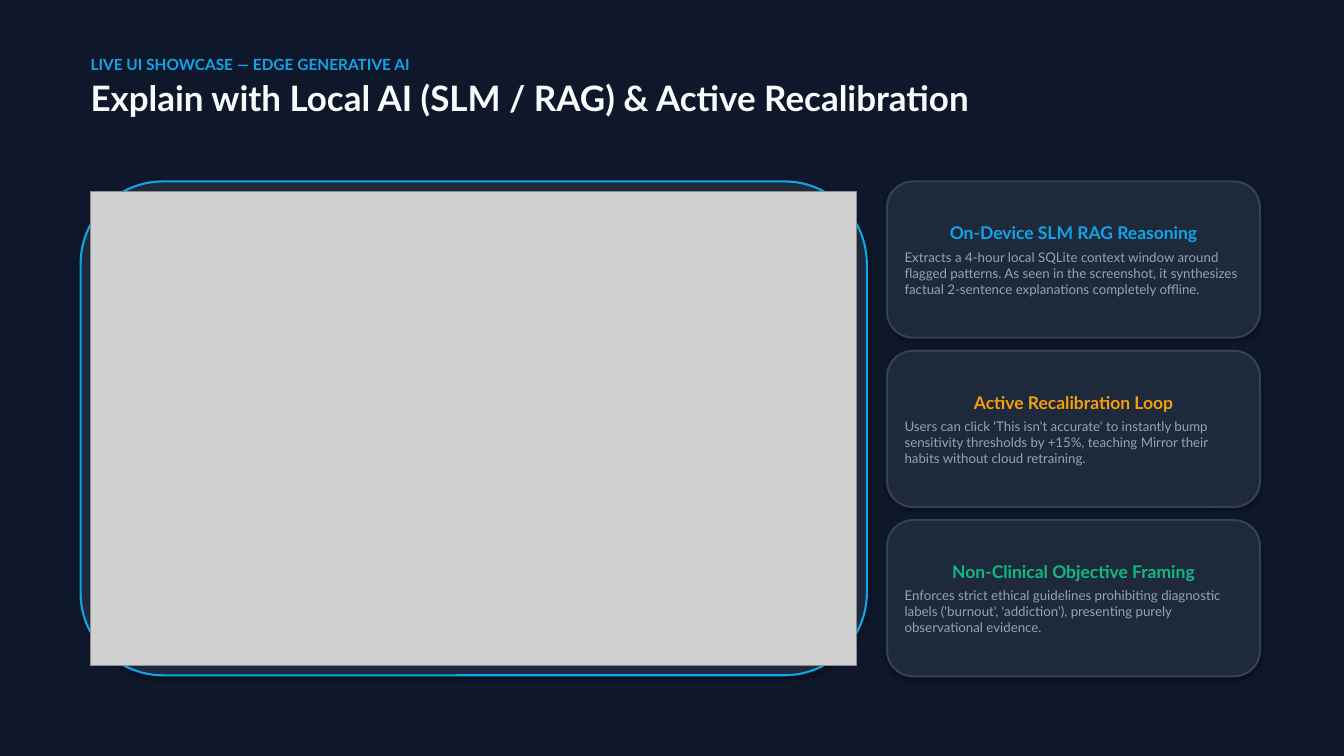
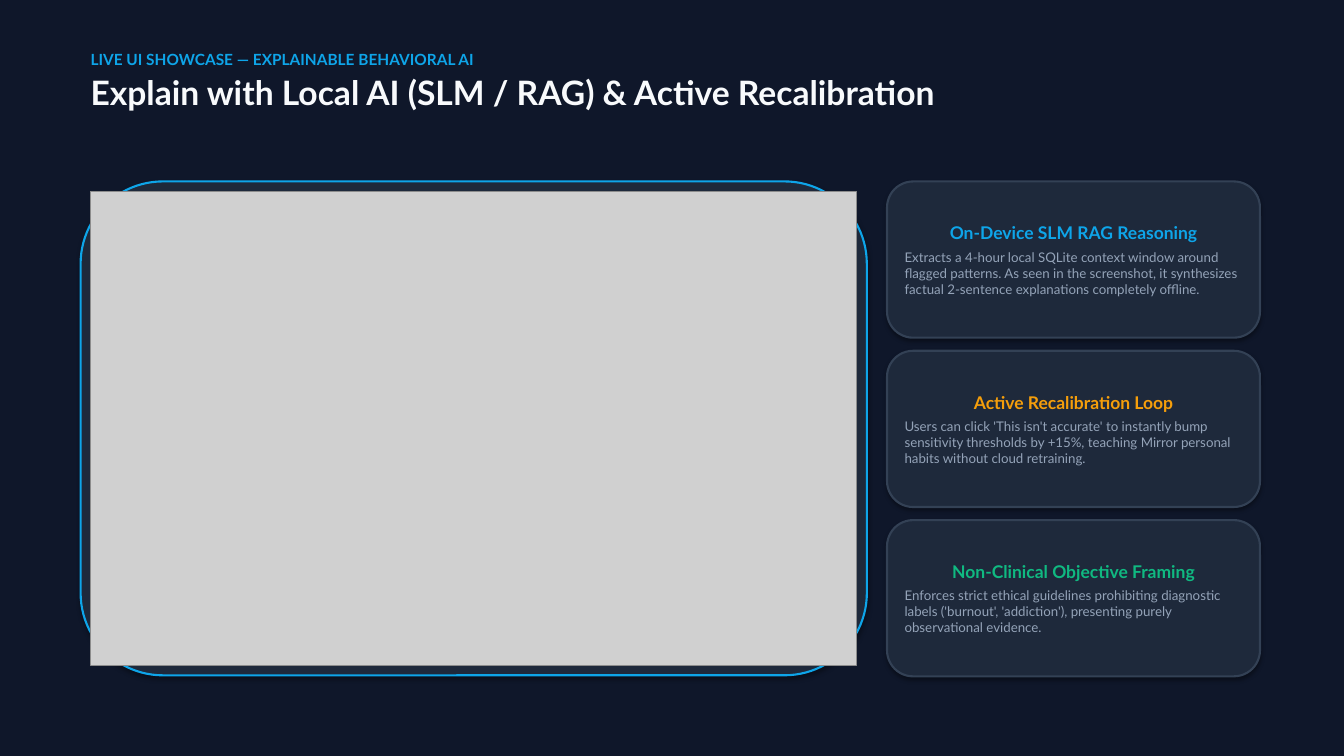
Before and after one commit to Rp-13-byt/MIRROR, a slide deck: slide 6 of submission/Mirror_Pitch_Deck.pptx (slide 5 before the commit). Drawn at 1344x756 pixels with LibreOffice and Linux fonts; fonts in the diff are those of the drawing; grey boxes stand for pictures. Boxes give left, top, right and bottom in pixels: in the first picture for what was removed or moved away, otherwise in the second. Text is boxed around its words. In the diff, an @@ line names an element or a change of style, - is before the commit and + after.

```diff
--- a/submission/Mirror_Pitch_Deck.pptx
+++ b/submission/Mirror_Pitch_Deck.pptx
@@ text at box(91, 53, 473, 65): text changed @@
-LIVE UI SHOWCASE — EDGE GENERATIVE AI
+LIVE UI SHOWCASE — EXPLAINABLE BEHAVIORAL AI
@@ text at box(91, 79, 935, 111): size 25 to 24 pt in "Explain with Local AI (SLM / RAG) ..." @@
@@ text in rounded rectangle at box(905, 421, 1231, 466): text changed @@
-Users can click 'This isn't accurate' to instantly bump sensitivity thresholds by +15%, teaching Mirror their habits without cloud retraining.
+Users can click 'This isn't accurate' to instantly bump sensitivity thresholds by +15%, teaching Mirror personal habits without cloud retraining.
```
Also in this commit, not shown: 7 other slides changed, 3 slides added, 2 slides removed, 5 other files.
